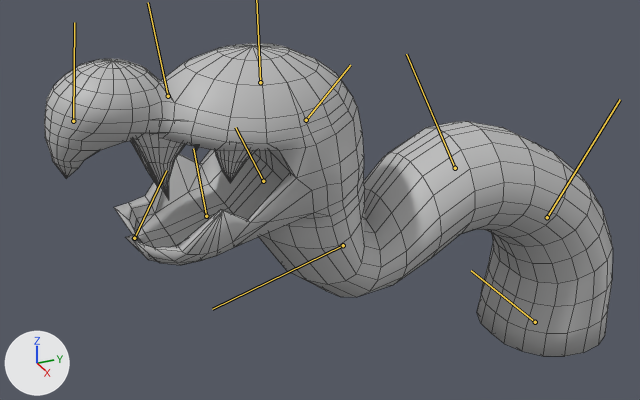
One commit to the FBX model Doppelganger Prototype/Assets/3D/Animations/CarnivorePlant/GoOutPlant.fbx: the scene before it, then after it.
Before and after are seen from a 50 mm lens placed at (0.73, -0.575, 0.544), pointed at (0.025, -0.258, 0.191). Lighting does not change. The marker at lower left points along +X, +Y and +Z. Both versions are drawn at frame 16 of the action 'GoOutPlant'; the numbers are the values there. The bones that bend it are drawn over the model as lines. Mesh edges are drawn as thin lines.

Objects in the first picture: 'EnemigoPlantaCarnivora'.
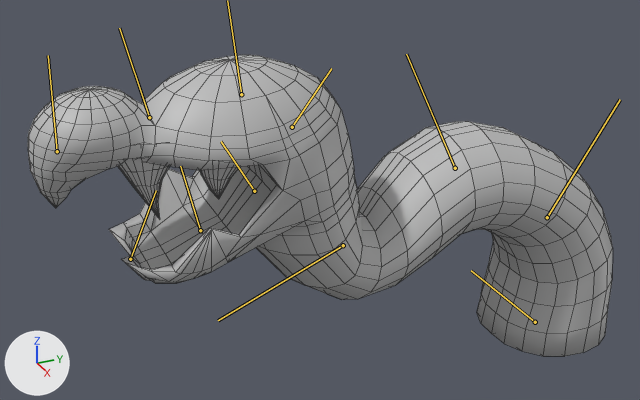
The edits, one by one:
Bone 'joint4' (bone_joint4) turns from (0, 0, -100) to (0, 0, -94) degrees about its own x, y and z.

What differs and where, as boxes (x1, y1, x2, y2) in the pictures (640 x 400 px):
'EnemigoPlantaCarnivora', posed
    before: (44, 43, 613, 356)
    after: (28, 55, 613, 356)
bone 'joint4', root to tip
    before: (343, 245) to (212, 309)
    after: (343, 245) to (218, 320)
